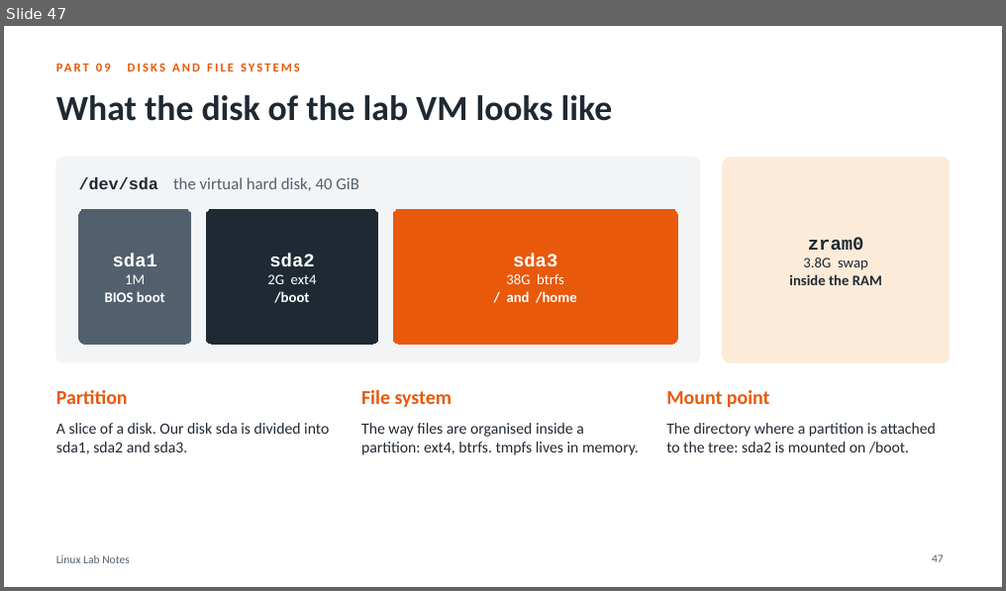
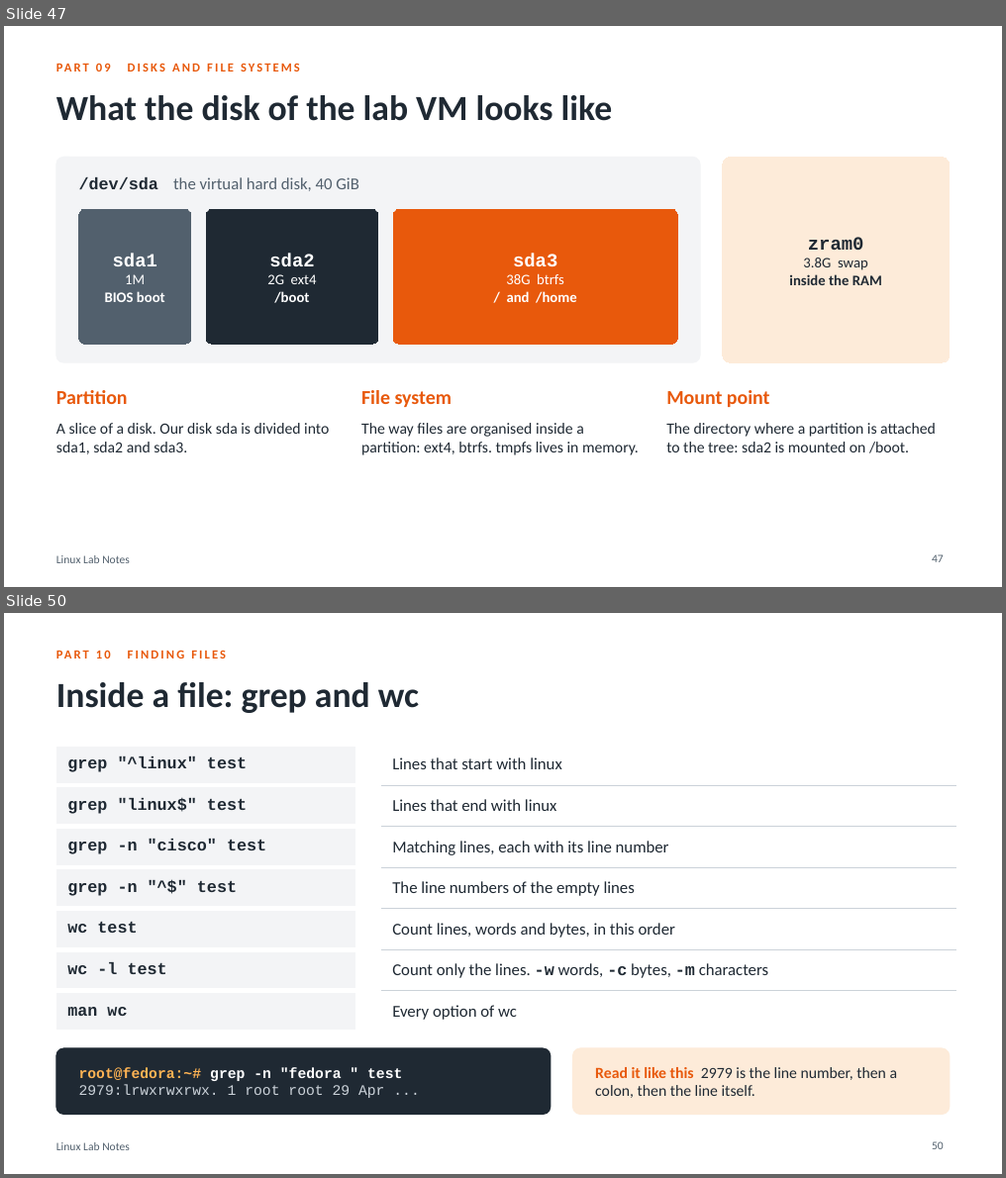
Before and after one commit to HamzaAlshafe/linux-lab-notes, a slide deck: Linux_Lab_Notes.pptx. Shown one above the other, each under a label of ours: slide 47 before the commit, slides 47 and 50 after it; the slides between them are not shown. The pictures are 1006x591 and 1006x1178 pixels, drawn with LibreOffice and Linux fonts; fonts in the diff are those of the drawing. Boxes give left, top, right and bottom in pixels: in the first picture for what was removed or moved away, otherwise in the second. Text is boxed around its words. In the diff, an @@ line names an element or a change of style, - is before the commit and + after.

Commit message:
Add finding files, permissions, compression and archiving

```diff
--- a/Linux_Lab_Notes.pptx
+++ b/Linux_Lab_Notes.pptx
@@ slide 50 added at bbox=[4, 613, 1002, 1174], background #FFFFFF; not listed: 1 template element that a slide beside it also shows @@
@@ text added at bbox=[128, 650, 226, 659], 12 pt, text #E8590C, bold @@
+PART 10 FINDING FILES
@@ title added at bbox=[56, 682, 419, 713], 34 pt, text #1F2933, bold @@
+Inside a file: grep and wc
@@ table added at bbox=[56, 744, 949, 1024], 7 rows, 3 columns @@
+grep "^linux" test |  | Lines that start with linux
+grep "linux$" test |  | Lines that end with linux
+grep -n "cisco" test |  | Matching lines, each with its line number
+grep -n "^$" test |  | The line numbers of the empty lines
+wc test |  | Count lines, words and bytes, in this order
+wc -l test |  | Count only the lines. -w words, -c bytes, -m characters
+man wc |  | Every option of wc
@@ rounded rectangle added at bbox=[56, 1049, 550, 1115], fill #1F2933, outline #1F2933 1 pt @@
@@ rounded rectangle added at bbox=[573, 1049, 949, 1115], fill #FDEBD9, outline #FDEBD9 1 pt @@
@@ text added at bbox=[79, 1067, 402, 1098], 14 pt, text #CBD2D9 @@
+root@fedora:~# grep -n "fedora " test
+2979:lrwxrwxrwx. 1 root root 29 Apr ...
@@ text added at bbox=[595, 1067, 898, 1098], 15 pt, text #1F2933 @@
+Read it like this 2979 is the line number, then a colon, then the line itself.
@@ page number added at bbox=[932, 1142, 944, 1150], 11 pt, text #52606D @@
+50
```
Also in this commit, not shown: 5 slides changed, 20 other slides added, 1 other file.
